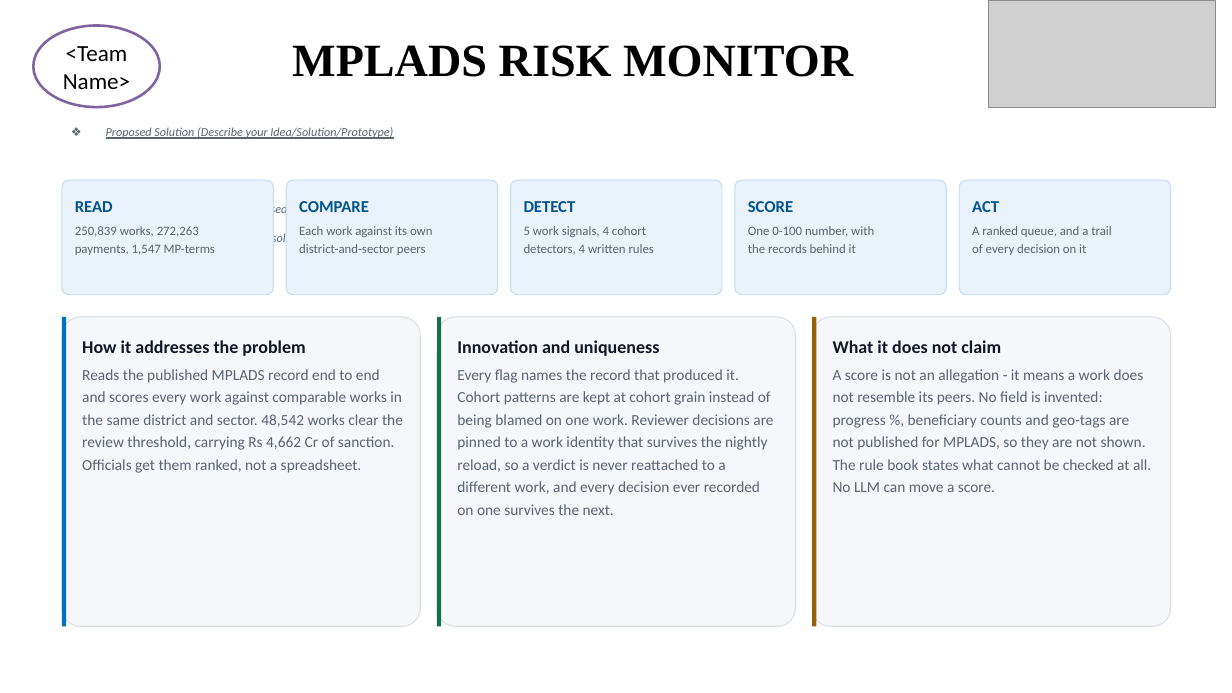
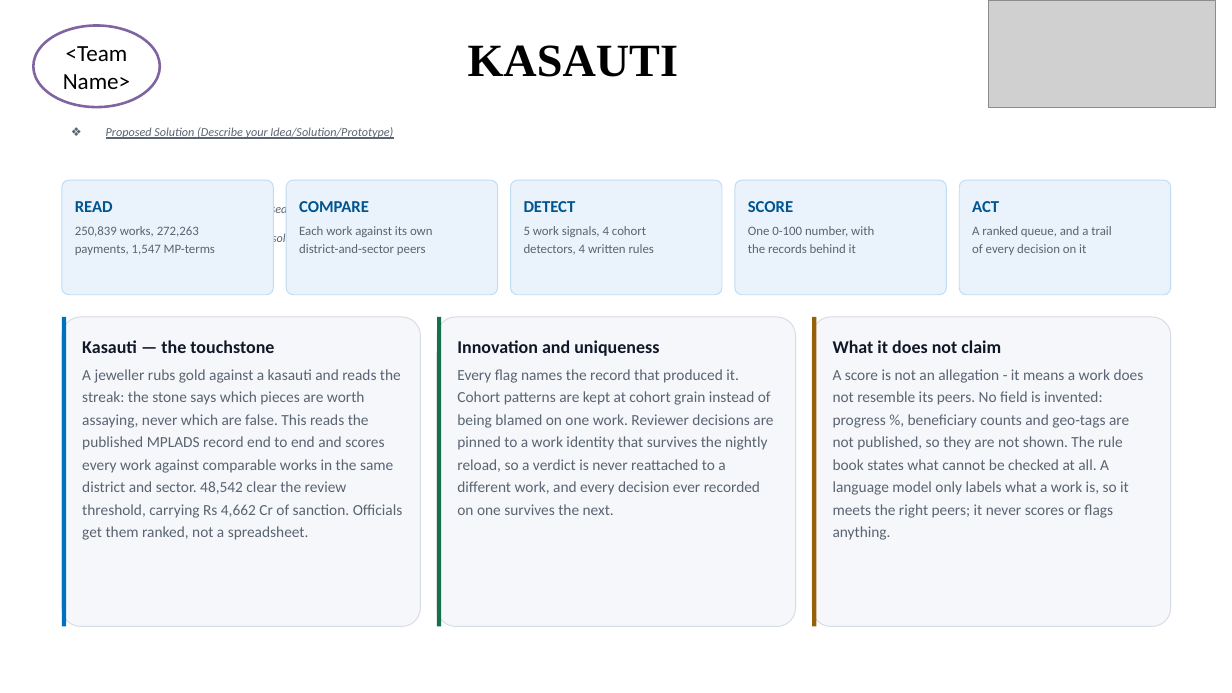
Before and after one commit to fbivinay/SIH-HACKATHON, a slide deck: slide 2 of docs/deck/SIH26102-MPLADS-SIH-Idea.pptx. Drawn at 1232x693 pixels with LibreOffice and Linux fonts; fonts in the diff are those of the drawing; grey boxes stand for pictures. Boxes give left, top, right and bottom in pixels: in the first picture for what was removed or moved away, otherwise in the second. Text is boxed around its words. In the diff, an @@ line names an element or a change of style, - is before the commit and + after.

Commit message:
Read the deck's figures from the database instead of retyping them
This deck has shipped stale twice: the counts were typed in and the data
moved underneath them. figures() now queries at build time and refuses to
build if any figure comes back null or zero, because a slide quietly
claiming "0 works scored" is worse than a build that fails.

It immediately caught two figures I would have retyped unchanged: the
suite is 127 tests, not the 85 on the slide, and 4,789 rows were rejected
and recorded, not 4,372.

Three corrections it could not have caught:

  - "No LLM can move a score" is no longer true. The model labels a
    work's sector, the sector picks its peer group, and the peer group
    drives a quarter of the score. It now says what is true: the model
    only labels what a work is, so it meets the right peers, and never
    scores or flags anything.

  - The theme is Smart Automation, and the problem statement title is now
    the portal's own wording rather than a paraphrase of it.

  - Slide 2's lead card carried a duplicated half-sentence from an
    earlier edit.

The four audience cards now name pages that exist rather than promises,
since the state and district desks landed.

Team ID and Team Name are still placeholders for a human to fill.

```diff
--- a/docs/deck/SIH26102-MPLADS-SIH-Idea.pptx
+++ b/docs/deck/SIH26102-MPLADS-SIH-Idea.pptx
@@ title at (468, 45, 678, 77): text changed @@
-MPLADS RISK MONITOR
+KASAUTI
@@ text at (82, 340, 274, 353): text changed @@
-How it addresses the problem
+Kasauti — the touchstone
@@ text at (82, 369, 403, 540): text changed @@
-Reads the published MPLADS record end to end and scores every work against comparable works in the same district and sector. 48,542 works clear the review threshold, carrying Rs 4,662 Cr of sanction. Officials get them ranked, not a spreadsheet.
+A jeweller rubs gold against a kasauti and reads the streak: the stone says which pieces are worth assaying, never which are false. This reads the published MPLADS record end to end and scores every work against comparable works in the same district and sector. 48,542 clear the review threshold, carrying Rs 4,662 Cr of sanction. Officials get them ranked, not a spreadsheet.
@@ text at (833, 369, 1144, 540): text changed @@
-A score is not an allegation - it means a work does not resemble its peers. No field is invented: progress %, beneficiary counts and geo-tags are not published for MPLADS, so they are not shown. The rule book states what cannot be checked at all. No LLM can move a score.
+A score is not an allegation - it means a work does not resemble its peers. No field is invented: progress %, beneficiary counts and geo-tags are not published, so they are not shown. The rule book states what cannot be checked at all. A language model only labels what a work is, so it meets the right peers; it never scores or flags anything.
```
Also in this commit, not shown: 5 other slides changed, 1 other file.
